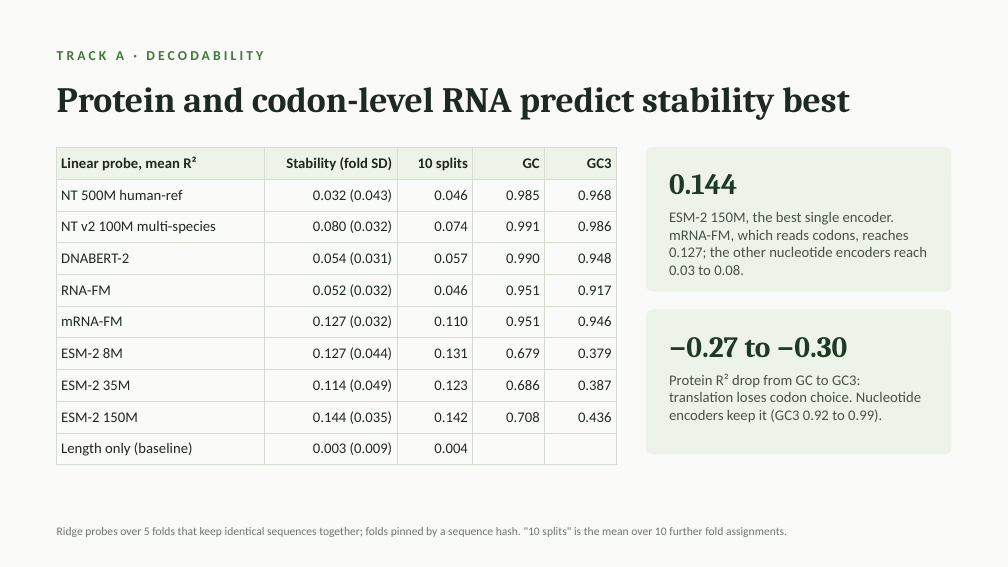
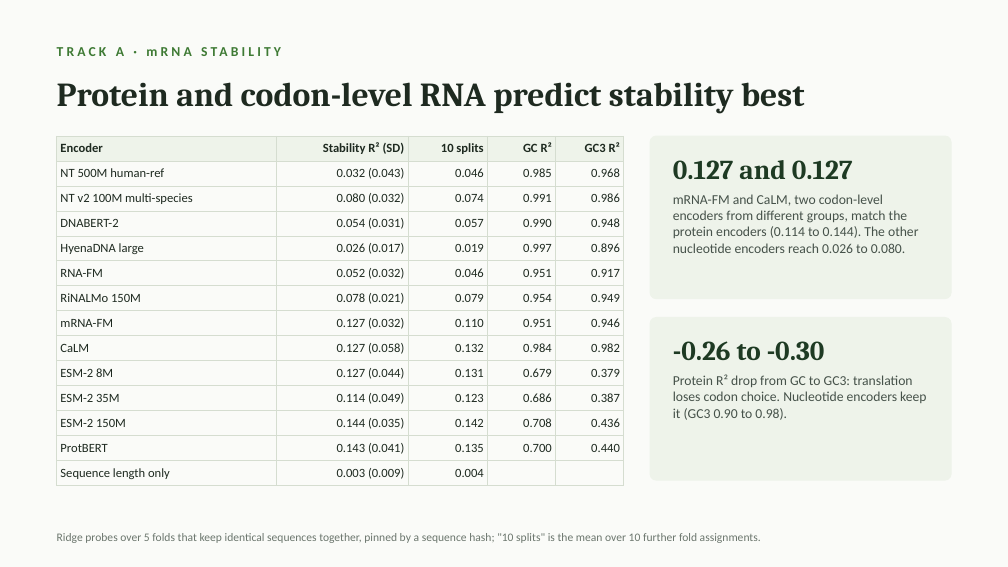
Before and after one commit to jtmckinley4/RNA-Protein-Multimodal-Fusion, a slide deck: slide 3 of Notes/Mina_Meeting_Slides_2026-10-07.pptx. Drawn at 1008x567 pixels with LibreOffice and Linux fonts; fonts in the diff are those of the drawing. Boxes give left, top, right and bottom in pixels: in the first picture for what was removed or moved away, otherwise in the second. Text is boxed around its words. In the diff, an @@ line names an element or a change of style, - is before the commit and + after.

```diff
--- a/Notes/Mina_Meeting_Slides_2026-10-07.pptx
+++ b/Notes/Mina_Meeting_Slides_2026-10-07.pptx
@@ text at bbox=[77, 47, 85, 56]: text changed @@
-TRACK A · DECODABILITY
+TRACK A · mRNA STABILITY
@@ text "Protein and codon-level RNA predict ..." at bbox=[57, 82, 805, 114]: size 34 to 32 pt @@
@@ table at bbox=[57, 136, 624, 483] @@
-row 1: Linear probe, mean R² | Stability (fold SD) | 10 splits | GC | GC3
+row 1: Encoder | Stability R² (SD) | 10 splits | GC R² | GC3 R²
+row 5: HyenaDNA large | 0.026 (0.017) | 0.019 | 0.997 | 0.896
+row 7: RiNALMo 150M | 0.078 (0.021) | 0.079 | 0.954 | 0.949
+row 9: CaLM | 0.127 (0.058) | 0.132 | 0.984 | 0.982
-row 10: Length only (baseline) | 0.003 (0.009) | 0.004 |  | 
+row 13: ProtBERT | 0.143 (0.041) | 0.135 | 0.700 | 0.440
+row 14: Sequence length only | 0.003 (0.009) | 0.004 |  | 
@@ table: place and size @@
-table at bbox=[57, 147, 616, 460]
+table at bbox=[57, 136, 624, 483]
@@ rounded rectangle: place and size @@
-rounded rectangle at bbox=[647, 147, 951, 291]
+rounded rectangle at bbox=[650, 136, 951, 299]
@@ rounded rectangle at bbox=[650, 136, 951, 299]: proportions changed @@
@@ text at bbox=[673, 160, 853, 179]: text changed; size 28 to 26 pt @@
-0.144
+0.127 and 0.127
@@ text at bbox=[673, 194, 918, 253]: text changed; size 14 to 13 pt @@
-ESM-2 150M, the best single encoder. mRNA-FM, which reads codons, reaches 0.127; the other nucleotide encoders reach 0.03 to 0.08.
+mRNA-FM and CaLM, two codon-level encoders from different groups, match the protein encoders (0.114 to 0.144). The other nucleotide encoders reach 0.026 to 0.080.
@@ rounded rectangle at bbox=[650, 318, 951, 480]: proportions changed @@
@@ rounded rectangle: place and size @@
-rounded rectangle at bbox=[647, 310, 951, 454]
+rounded rectangle at bbox=[650, 318, 951, 480]
@@ text at bbox=[673, 341, 825, 360]: text changed; size 28 to 26 pt @@
-−0.27 to −0.30
+-0.26 to -0.30
@@ text at bbox=[673, 374, 926, 420]: text changed; size 14 to 13 pt @@
-Protein R² drop from GC to GC3: translation loses codon choice. Nucleotide encoders keep it (GC3 0.92 to 0.99).
+Protein R² drop from GC to GC3: translation loses codon choice. Nucleotide encoders keep it (GC3 0.90 to 0.98).
@@ text at bbox=[57, 533, 761, 543]: text changed @@
-Ridge probes over 5 folds that keep identical sequences together; folds pinned by a sequence hash. "10 splits" is the mean over 10 further fold assignments.
+Ridge probes over 5 folds that keep identical sequences together, pinned by a sequence hash; "10 splits" is the mean over 10 further fold assignments.
```
Also in this commit, not shown: 3 other slides changed, 10 slides added, 5 slides removed, 17 other files.
